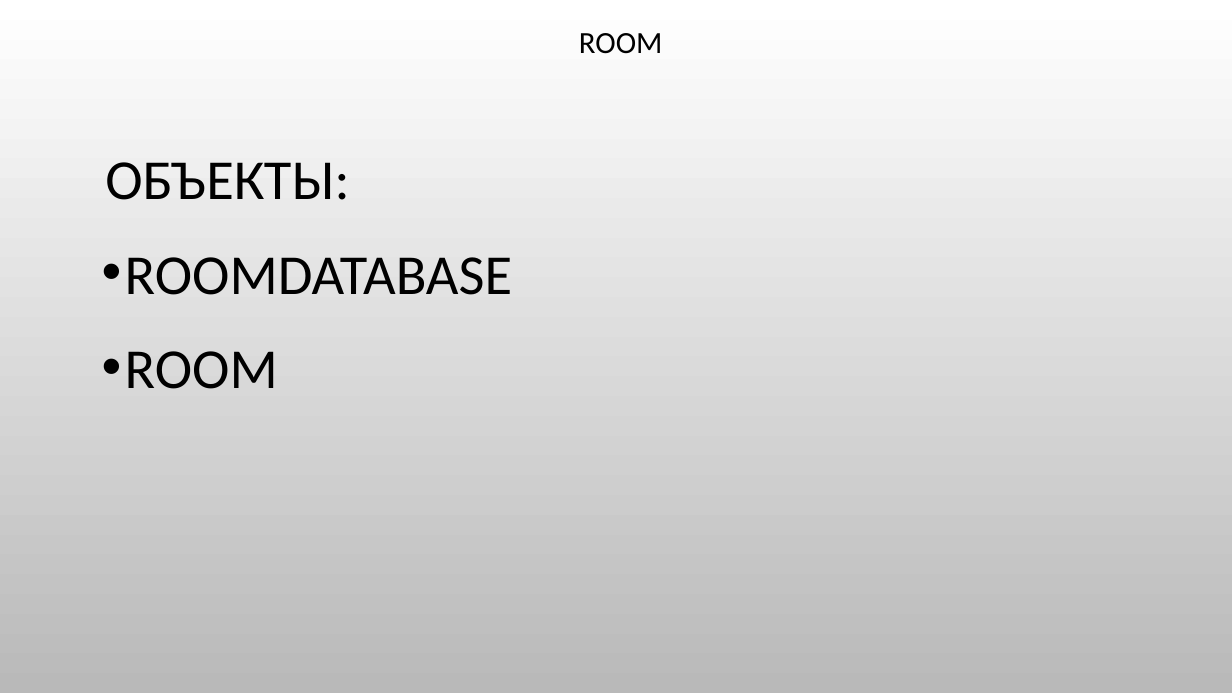
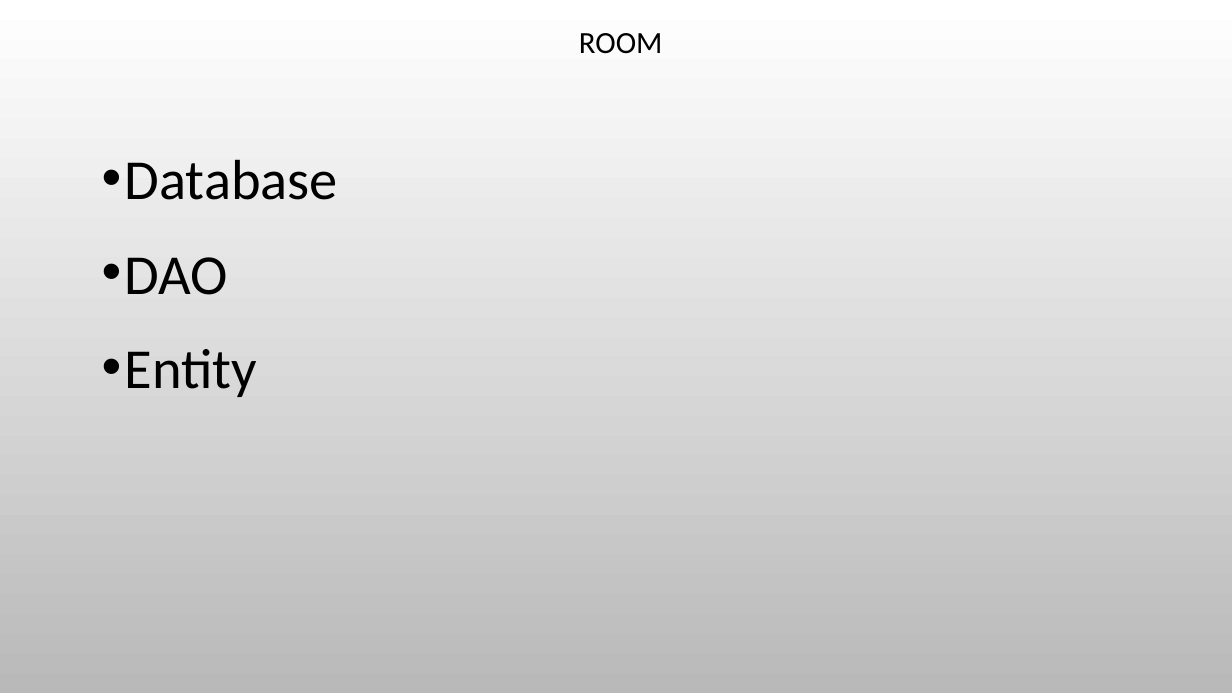
Before and after one commit to integer222/NewsApi, a slide deck: slide 2 of Room_MeetUp_2017.pptx. Drawn at 1232x693 pixels with LibreOffice and Linux fonts; fonts in the diff are those of the drawing; background and template pictures are left out. Boxes give left, top, right and bottom in pixels: in the first picture for what was removed or moved away, otherwise in the second. Text is boxed around its words. In the diff, an @@ line names an element or a change of style, - is before the commit and + after.

```diff
--- a/Room_MeetUp_2017.pptx
+++ b/Room_MeetUp_2017.pptx
@@ text at bbox=[125, 159, 338, 397]: text changed @@
-ОБЪЕКТЫ:
-• ROOMDATABASE
-• ROOM
+• Database
+• DAO
+• Entity
```
Also in this commit, not shown: 1 other slide changed.
